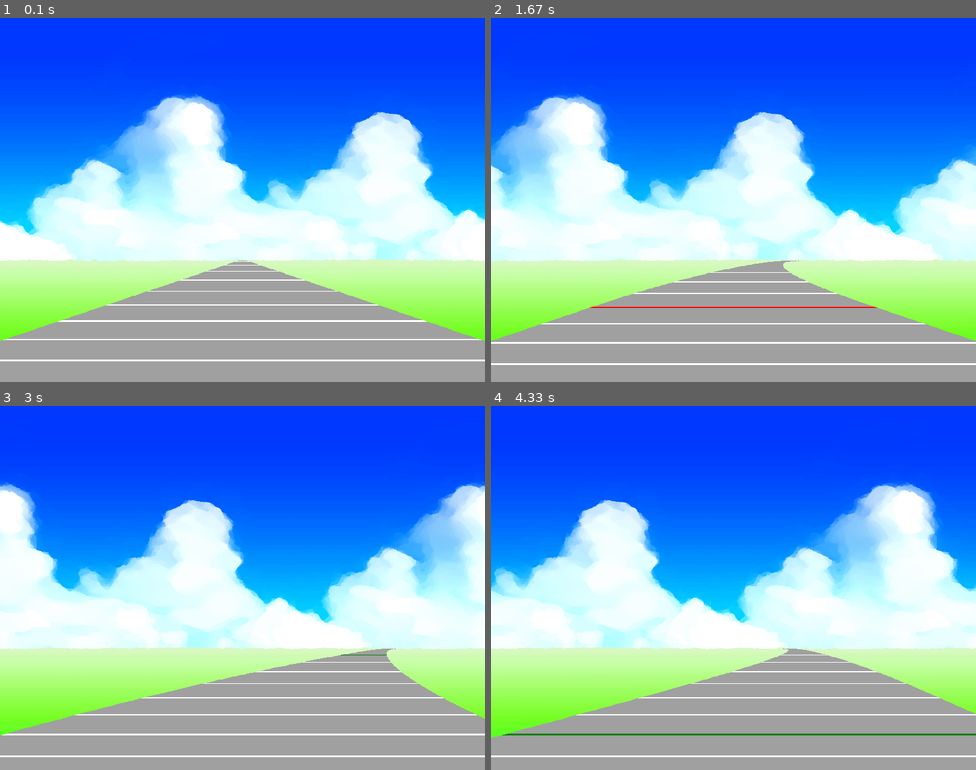
Above: before the commit, frames 1-4 (two rows, left to right).
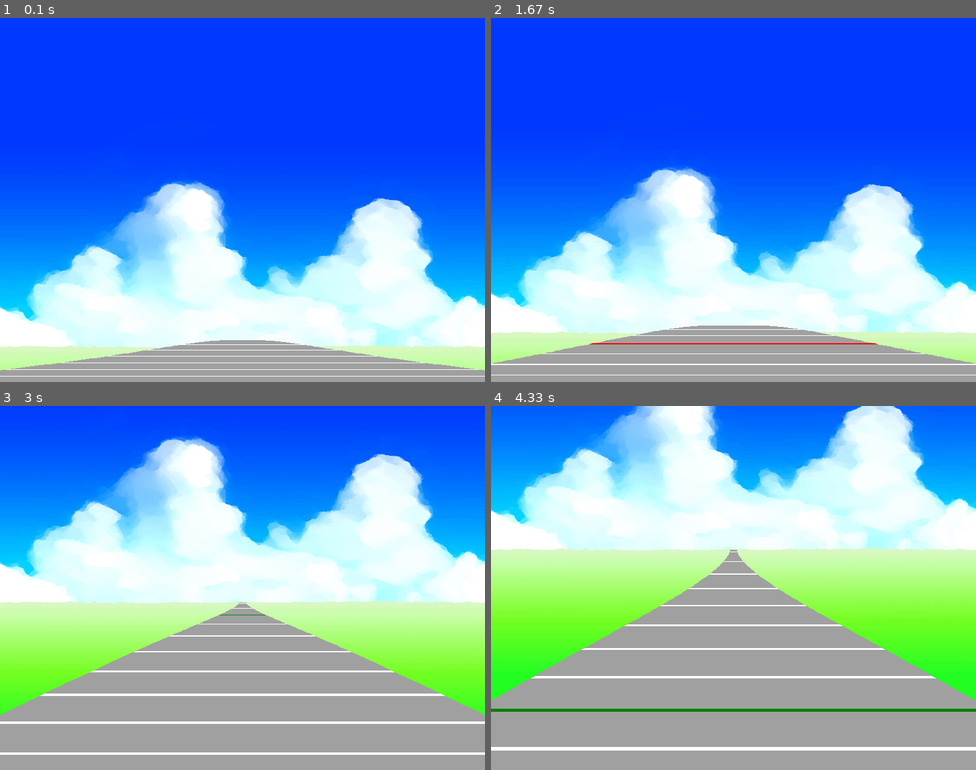
Above: after the commit, the same moments.

Repository: Kimura-Taiki/Python_game_zissen
Game: pygame game, started from Chapter10/rf.py
Same seed, same stepped clock (60 frames per second), same inputs: the game is played once before the commit and once after it.
Inputs:
- Up to frame 1 (0.1 s): no input
- Up to frame 2 (1.67 s): hold Up 0.33-0.8 s; hold Up 0.83-1.2 s; hold Up 1.23-1.53 s; hold Up from 1.57 s (still down)
- Up to frame 3 (3 s): release Up at 1.93 s; hold Up 1.97-2.27 s; hold Up 2.3-2.67 s; hold Up from 2.7 s (still down)
- Up to frame 4 (4.33 s): release Up at 3 s; hold Up 3.03-3.4 s; hold Up 3.43-3.73 s; hold Up 3.77-4.13 s; hold Up from 4.17 s (still down)

The runs differ from the first frame. In frame 1, 67% of the frame differs, in the area x 0-100%, y 19-99%; in frame 2, 64%; in frame 3, 65%; in frame 4, 79%, in the area x 0-100%, y 0-97%.

Commit message:
J013:list1003_1.pyを転写

Diff:
--- a/Chapter10/mod/const.py
+++ b/Chapter10/mod/const.py
@@ -1,5 +1,6 @@
 from typing import Final
 from pygame import Color
+from math import sin, radians
 
 BOARD: Final = 120
 '''描画する板の枚数'''
@@ -16,11 +17,14 @@
 BOARD_H: Final = [3.4 * (BOARD - i) / BOARD for i in range(BOARD)]
 '''板の縦幅です。0が手前、BOARD-1が最遠です。'''
 
-di: float
-di = 400.0
-BOARD_BY: Final[
-  list[float]] = [(di := di + 3.4 * i / BOARD) for i in range(BOARD)][::-1]
-'''板の描画Y座標です。0が手前、BOARD-1が最遠です。'''
+BOARD_UD: Final = [2*sin(radians(i*1.5)) for i in range(BOARD)]
+'''板の起伏です。0が手前、BOARD-1が最遠です。正弦曲線の半周期×2に相当します。'''
+
+# di: float
+# di = 400.0
+# BOARD_BY: Final[
+#   list[float]] = [(di := di + 3.4 * i / BOARD) for i in range(BOARD)][::-1]
+# '''板の描画Y座標です。0が手前、BOARD-1が最遠です。'''
 
 O1ST_QUARTER: Final = 120
 '''コースの第１四半距離です。'''
@@ -46,6 +50,8 @@
 '''#FFFFFF'''
 GRAY: Final[Color] = Color(160, 160, 160)
 '''#A0A0A0'''
+SEA_BLUE: Final[Color] = Color(0, 56, 255)
+'''#0038FF'''
 
 PNG_BG: Final[str] = "image_pr/bg.png"
 '''ゲーム背景の画像アドレス'''
--- a/Chapter10/mod/racer_game.py
+++ b/Chapter10/mod/racer_game.py
@@ -38,8 +38,12 @@
         このクロックは主に `Clock.tick` メソッドを使用して一定のフレームレートを維持します。'''
         self.IMG_BG = pygame.image.load(PNG_BG).convert()
         '''pygame.surface.Surface : 背景の複製元となる面です。'''
-        self.CURVE = [5*sin(radians(i-120)) if i > 120 else 0 for i in range(480)]
-        '''コースの該当地点での曲率です。実際に描画する際には視点位置からの曲率積分を使います。'''
+        # self.CURVE = [5*sin(radians(i-120)) if i > 120 else 0 for i in range(480)]
+        # '''コースの該当地点での曲率です。実際に描画する際には視点位置からの曲率積分を使います。'''
+        self.CURVE = [0.0 for i in range(360)]
+        '''コースの該当地点での曲率です。今回は直線コースなので、曲率は常時0です。'''
+        self.UPDOWN = [5*sin(radians(i)) for i in range(360)]
+        '''コースの全長、板の枚数で定義されている。１周するとまた最初から数える。'''
         self.CMAX = len(self.CURVE)
         '''コースの全長、板の枚数で定義されている。１周するとまた最初から数える。'''
         self.car_y = 0
@@ -59,15 +63,23 @@
         board_lx: list[float] = [WX/2-BOARD_W[i]/2+(di1 := di1+self.CURVE[(self.car_y+i) % self.CMAX])/2 for i in range(BOARD)]
         di2: float = 0.0
         board_rx: list[float] = [WX/2+BOARD_W[i]/2+(di2 := di2+self.CURVE[(self.car_y+i) % self.CMAX])/2 for i in range(BOARD)]
+        ud: float = 0.0
+        board_ud: list[float] = [(ud := ud+self.UPDOWN[(self.car_y+i) % self.CMAX])/30 for i in range(BOARD)]
+        horizon: int = 400+int(sum(self.UPDOWN[(self.car_y+i) % self.CMAX] for i in range(BOARD))/3)
+        sy: float = float(horizon)
+        board_by: list[float] = [(sy := sy+BOARD_H[BOARD-1-i]*(WY-horizon)/200)-BOARD_UD[BOARD-1-i]*board_ud[BOARD-1-i] for i in range(BOARD)][::-1]
 
-        self.screen.blit(self.IMG_BG, [self.vertical-WX, 0])
-        self.screen.blit(self.IMG_BG, [self.vertical, 0])
+        self.screen.fill(color=SEA_BLUE)
+        self.screen.blit(self.IMG_BG, [self.vertical-WX, horizon-400])
+        self.screen.blit(self.IMG_BG, [self.vertical, horizon-400])
 
         # 描画用データをもとに道路を描く
         for i in range(BOARD-1, 0, -1):
             pygame.draw.polygon(surface=self.screen, color=trapezoid_color(course_point=self.car_y+i),
-                                points=[[board_lx[i  ], BOARD_BY[i  ]], [board_rx[i  ], BOARD_BY[i  ]],
-                                        [board_rx[i-1], BOARD_BY[i-1]], [board_lx[i-1], BOARD_BY[i-1]]])
+                                points=[[board_lx[i  ], board_by[i  ]], [board_rx[i  ], board_by[i  ]],
+                                        [board_rx[i-1], board_by[i-1]], [board_lx[i-1], board_by[i-1]]])
+                                # points=[[board_lx[i  ], BOARD_BY[i  ]], [board_rx[i  ], BOARD_BY[i  ]],
+                                #         [board_rx[i-1], BOARD_BY[i-1]], [board_lx[i-1], BOARD_BY[i-1]]])
 
         pygame.display.update()
         self.clock.tick(60)
